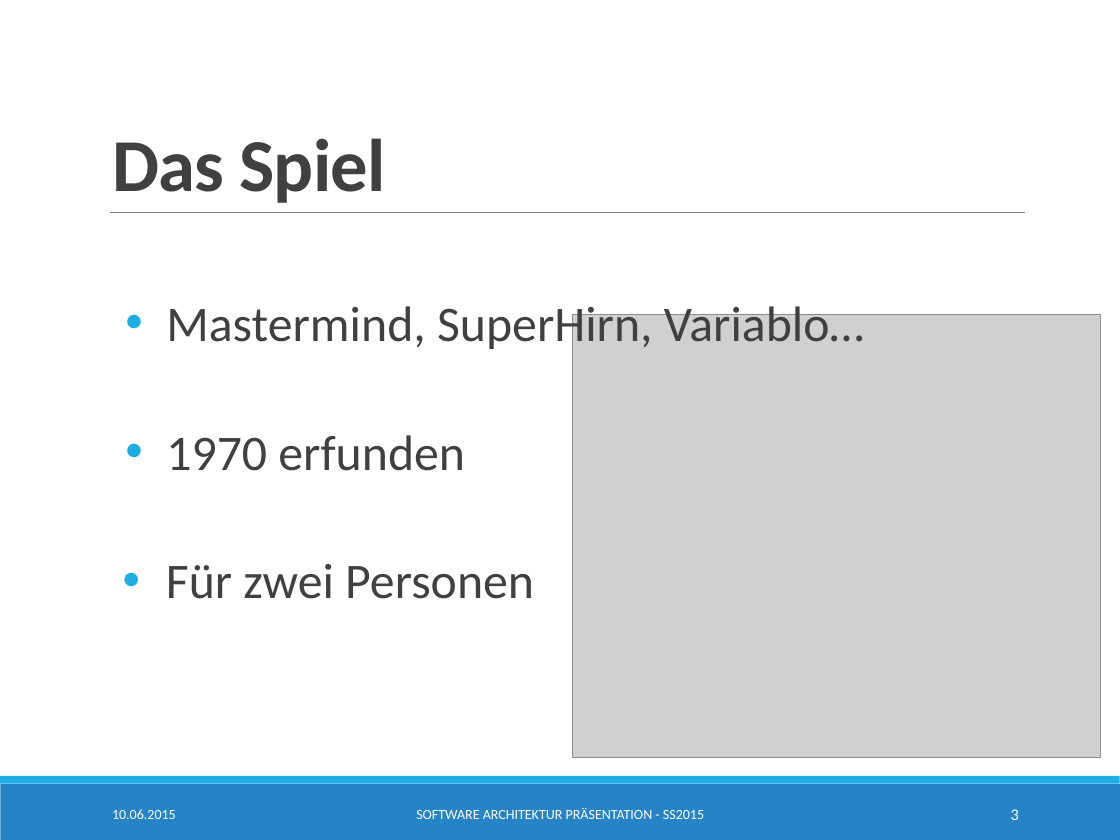
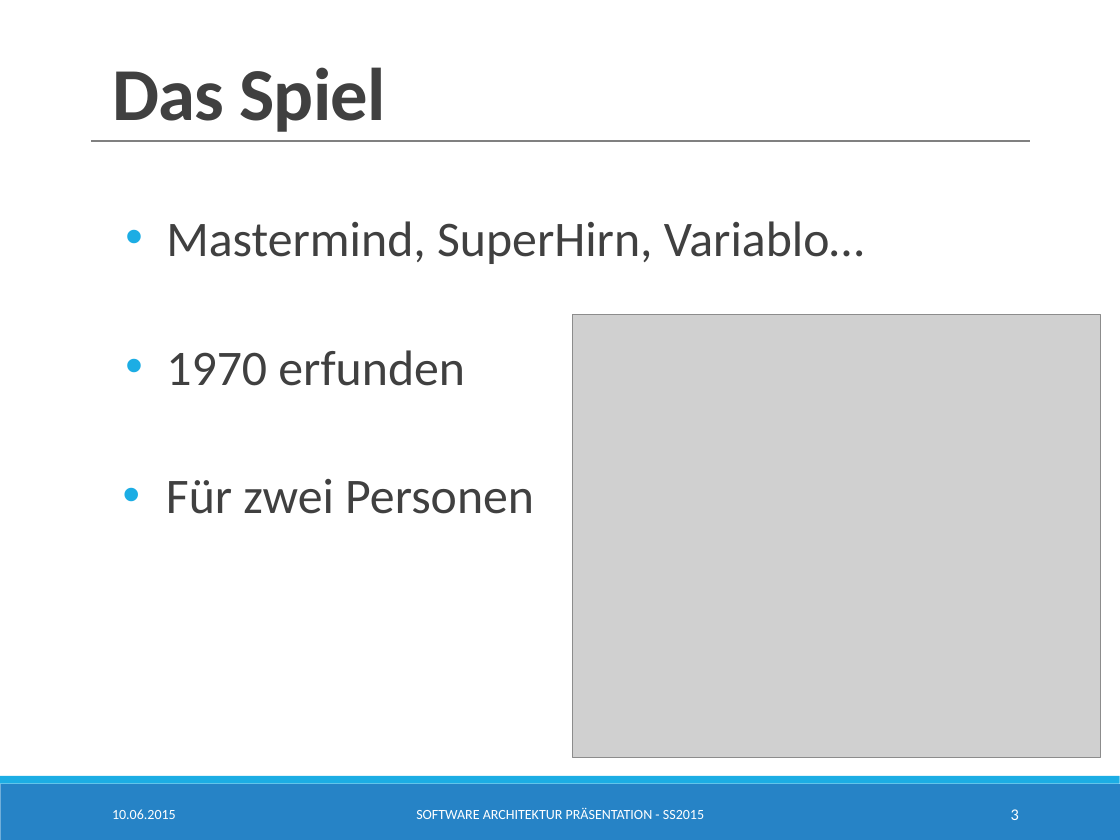
Before and after one commit to SimonBraun/de.htwg.se.mastermind, a slide deck: slide 3 of de.htwg.se.mastermind/Presentation.pptx. Drawn at 1120x840 pixels with LibreOffice and Linux fonts; fonts in the diff are those of the drawing; grey boxes stand for pictures. Boxes give left, top, right and bottom in pixels: in the first picture for what was removed or moved away, otherwise in the second. Text is boxed around its words. In the diff, an @@ line names an element or a change of style, - is before the commit and + after.

```diff
--- a/de.htwg.se.mastermind/Presentation.pptx
+++ b/de.htwg.se.mastermind/Presentation.pptx
@@ title "Das Spiel" moved from (x1=112, y1=138, x2=385, y2=203) to (x1=112, y1=67, x2=385, y2=132) @@
@@ line moved from (110, 213) - (1025, 213) to (91, 141) - (1030, 141) @@
@@ line (91, 141) - (1030, 141): stroke #808080 0.5 pt to #808080 1 pt @@
@@ text "Mastermind, SuperHirn, Variablo…" rewrapped from (x1=166, y1=300, x2=864, y2=599) to (x1=166, y1=221, x2=864, y2=514) @@
@@ rectangle added at (x1=101, y1=184, x2=1044, y2=226), fill #FFFFFF, outline #FFFFFF 1.25 pt @@
```
Also in this commit, not shown: 8 other slides changed, 1 slide added.
